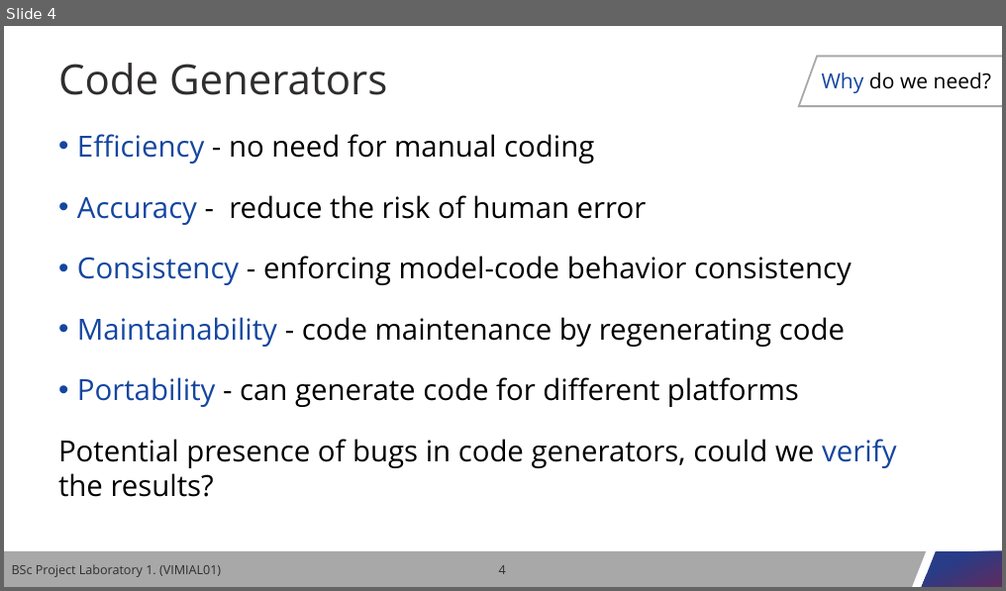
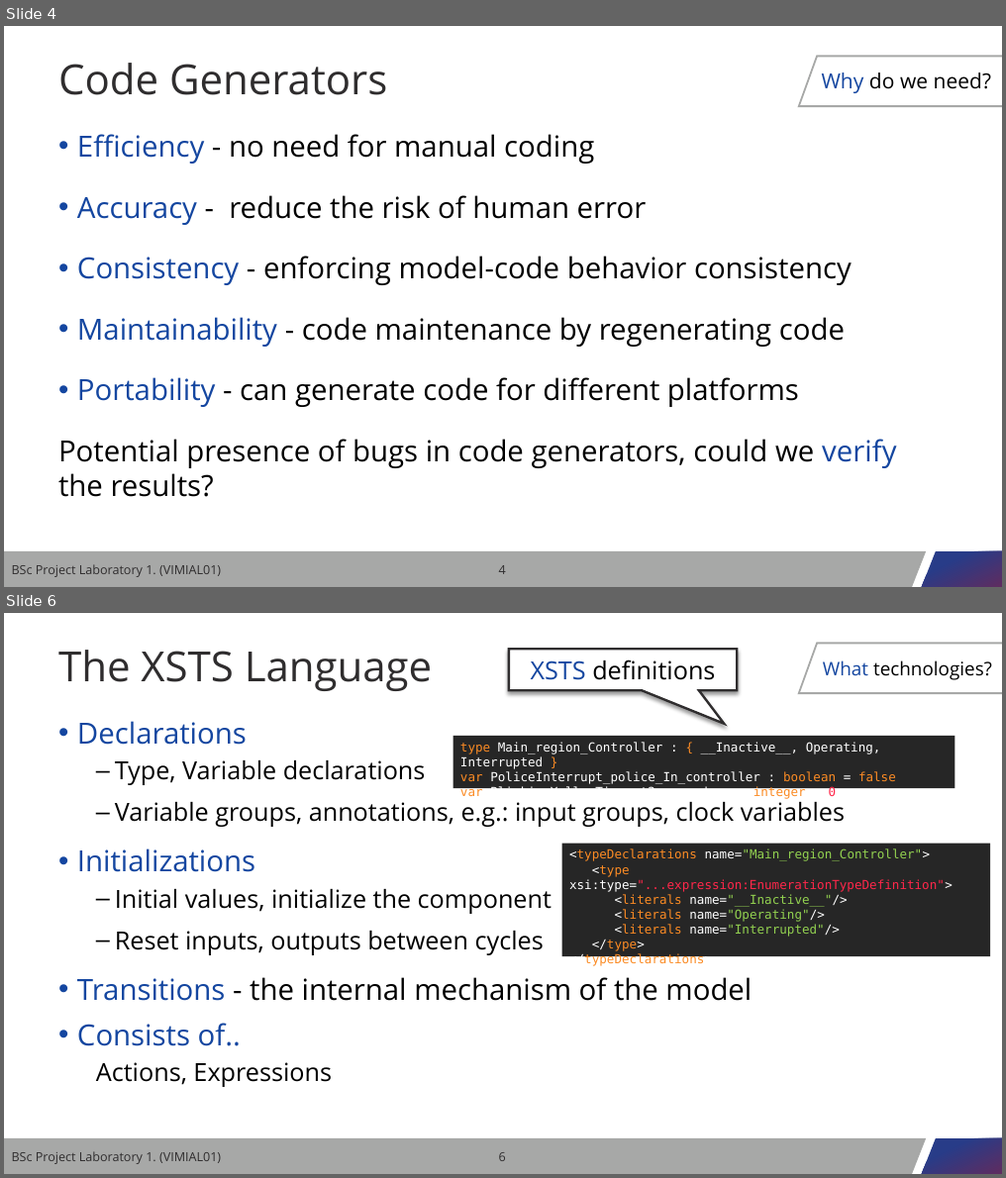
Before and after one commit to nagyl1999/gamma-c, a slide deck: presentation/gamma-c.pptx. Shown one above the other, each under a label of ours: slide 4 before the commit, slides 4 and 6 after it; the slides between them are not shown. The pictures are 1006x591 and 1006x1178 pixels, drawn with LibreOffice and Linux fonts; fonts in the diff are those of the drawing; background and template pictures are left out. Boxes give left, top, right and bottom in pixels: in the first picture for what was removed or moved away, otherwise in the second. Text is boxed around its words. In the diff, an @@ line names an element or a change of style, - is before the commit and + after.

```diff
--- a/presentation/gamma-c.pptx
+++ b/presentation/gamma-c.pptx
@@ slide 6 added at (4,613,1002,1174), background #FFFFFF; not listed: 2 template elements that a slide beside it also shows @@
@@ freeform shape added at (798,642,1002,694), fill #A7A8A7 @@
@@ title added at (58,650,432,691), 40 pt, text #2F2D2E @@
+The XSTS Language
@@ speech box added at (509,649,737,691), fill #FFFFFF, outline #2F2D2E 2.25 pt, 24 pt, text #000000 @@
+XSTS definitions
@@ text added at (823,661,992,680), 18 pt, text #000000 @@
+What technologies?
@@ text added at (77,721,845,1087), 24 pt, text #000000 @@
+• Declarations
+  – Type, Variable declarations
+  – Variable groups, annotations, e.g.: input groups, clock variables
+• Initializations
+  – Initial values, initialize the component
+  – Reset inputs, outputs between cycles
+• Transitions - the internal mechanism of the model
+• Consists of..
+  Actions, Expressions
@@ rectangle added at (453,736,955,789), fill #262626, 12 pt, text #FFFFFF @@
+type Main_region_Controller : { __Inactive__, Operating, Interrupted }
+var PoliceInterrupt_police_In_controller : boolean = false
+var BlinkingYellowTimeout3_secondary : integer = 0
@@ rectangle added at (562,844,991,957), fill #262626, 12 pt, text #FB8B24 @@
+<typeDeclarations name="Main_region_Controller">
+<type xsi:type="...expression:EnumerationTypeDefinition">
+<literals name="__Inactive__"/>
+<literals name="Operating"/>
+<literals name="Interrupted"/>
+</type>
+</typeDeclarations>
@@ text added at (12,1152,221,1164), 12 pt, text #2F2D2E @@
+BSc Project Laboratory 1. (VIMIAL01)
@@ page number added at (499,1153,506,1161), 12 pt, text #2F2D2E @@
+6
```
Also in this commit, not shown: 8 slides changed, 8 other files.
